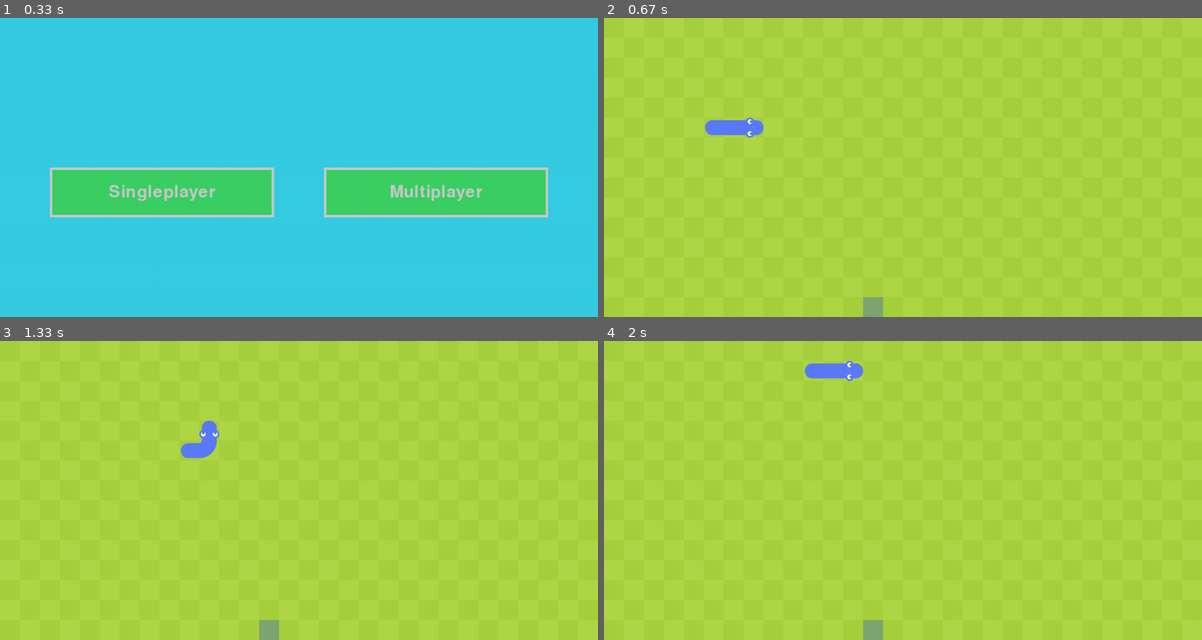
Above: before the commit, frames 1-4 (two rows, left to right).
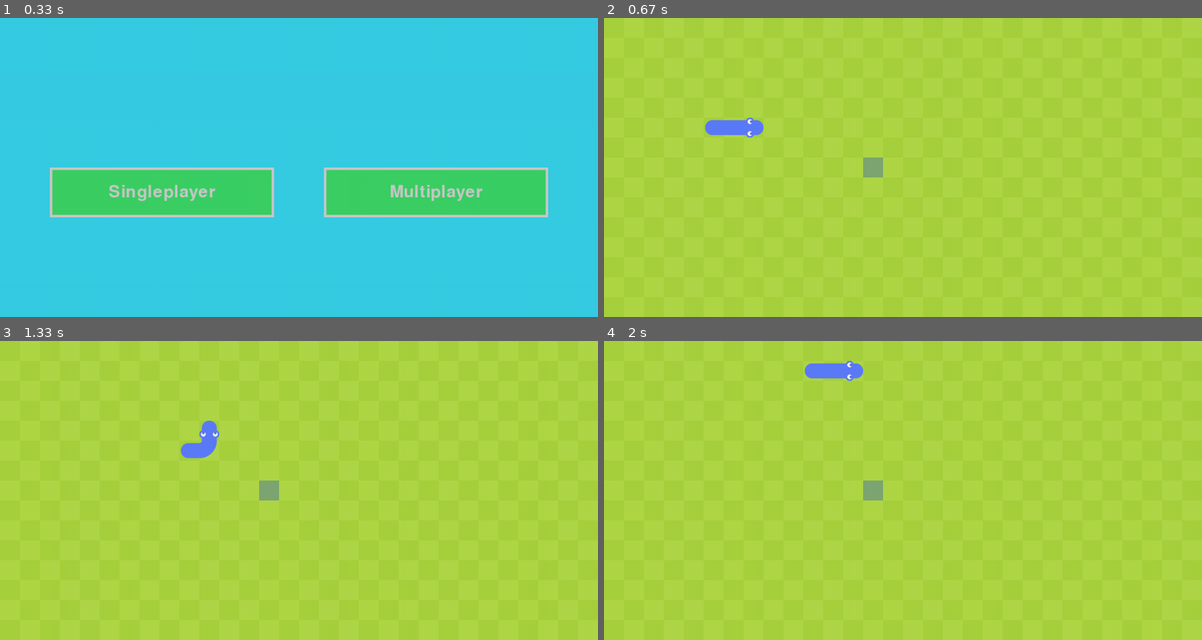
Above: after the commit, the same moments.

Repository: Chiarasenu/PYGAME-GIOCO-3P
Game: pygame game, started from gioco/gioco_snake.py
The game is run twice, just before and just after one commit, with the same random seed, the same clock (stepped at 60 frames per second) and the same inputs.
Inputs (mouse positions are in pixels of both pictures, inside the frame that each line leads up to):
- Up to frame 1 (0.33 s): no input
- Up to frame 2 (0.67 s): click (765, 191) at 0.38 s
- Up to frame 3 (1.33 s): hold W from 1.17 s (still down)
- Up to frame 4 (2 s): release W at 1.63 s; hold D from 1.67 s (still down)

Frame 1 is identical in both runs. In frame 2, 0.4% of the frame differs, in the area x 43-47%, y 46-100%; in frame 3, 0.4%; in frame 4, 0.4%.

Commit message:
la mela adesso spawna sempre

Diff:
--- a/gioco/frutta.py
+++ b/gioco/frutta.py
@@ -10,22 +10,21 @@
 
 screen = pygame.display.set_mode((SCREEN_WIDTH, SCREEN_HEIGHT))
 
-immagine_mela = pygame.image.load("Gioco/Immagini/Frutta/mela.png").convert_alpha()
-
-size_mela = (40, 40)
-
-mela = pygame.transform.scale(immagine_mela, size_mela)
 
 class Frutta:
     def __init__(self):
         self.randomizza()
+        immagine_mela = pygame.image.load("Gioco/Immagini/Frutta/mela.png").convert_alpha()
+        size_mela = (40, 40)
+        self.mela = pygame.transform.scale(immagine_mela, size_mela)
+
 
     def draw_frutta(self):
         fruit_rect = pygame.Rect(int(self.pos.x * lato_celle),int(self.pos.y * lato_celle), lato_celle, lato_celle)
-        screen.blit(mela,fruit_rect)
+        screen.blit(self.mela,fruit_rect)
         pygame.draw.rect(screen,(126,166,114),fruit_rect)
 
     def randomizza(self):
         self.x = randint(0, numero_celle - 1)
-        self.y = randint(0, numero_celle - 1)
+        self.y = randint(0, int(numero_celle /2) - 1)
         self.pos = Vector2(self.x,self.y)
--- a/gioco/gioco_snake.py
+++ b/gioco/gioco_snake.py
@@ -100,7 +100,7 @@
         screen.fill((175, 215, 70))
         draw()
         pygame.display.update()
-        clock.tick(60)
+        clock.tick(FPS)
 
 def multiplayer():
     while True:
